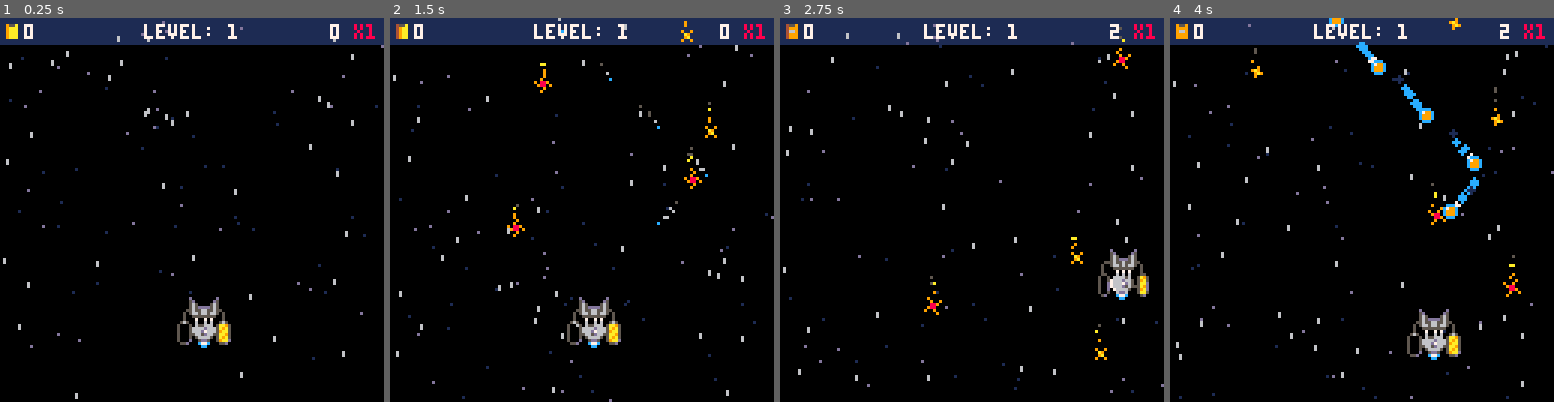
Above: before the commit, frames 1-4 (left to right).
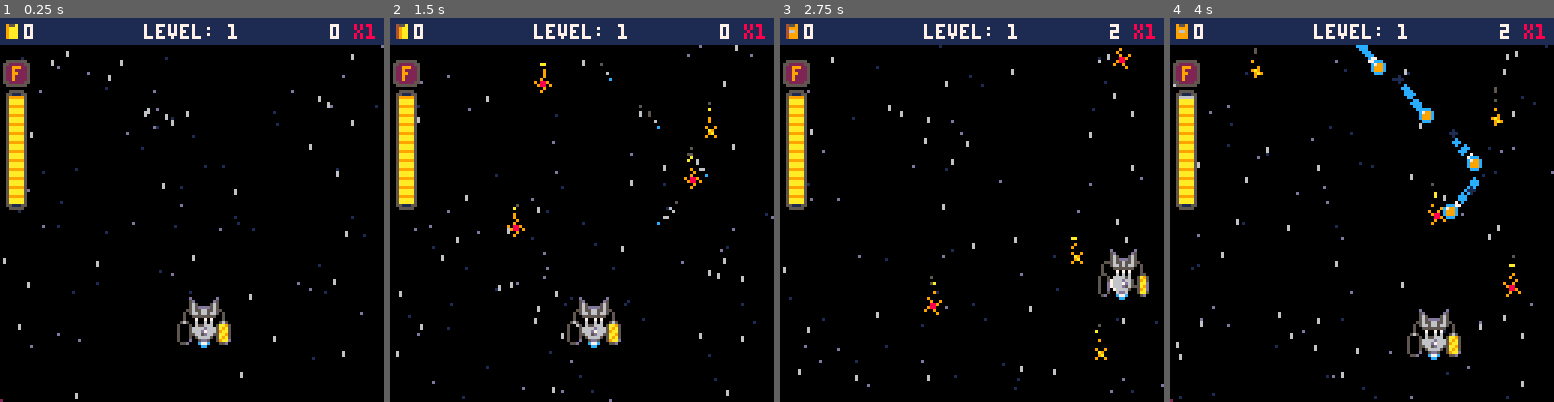
Above: after the commit, the same moments.

Repository: jacobneal65/drop-p8
Game: PICO-8 cartridge drop.p8
The game is run twice, just before and just after one commit, with the same random seed, the same clock (stepped at 60 frames per second) and the same inputs.
Inputs:
- Up to frame 1 (0.25 s): no input
- Up to frame 2 (1.5 s): no input
- Up to frame 3 (2.75 s): hold Right 1.6-2.1 s; hold Up 2.15-2.42 s; hold Right from 2.47 s (still down)
- Up to frame 4 (4 s): release Right at 3.03 s; hold Left 3.08-3.58 s; hold Down 3.63-3.97 s

The runs differ from the first frame. In frame 1, 2.2% of the frame differs, in the area x 0-88%, y 0-100%; in frame 2, 2.2%; in frame 3, 2.2%; in frame 4, 2.3%, in the area x 0-76%, y 0-100%.

Commit message:
updated low fuel warning

Diff:
--- a/drop.p8
+++ b/drop.p8
@@ -24,7 +24,8 @@
 	p_spd=2
 	--player offset l,r,b,t
 	p_o={-1,8,1,-7}
-
+	low_fuel=false
+	fuel_mask_r=90
 	fruits={}
 	fruitlet={}
 	t_spr=64 --fruit sprite
@@ -107,7 +108,6 @@
 
 function _draw()
 	cls()
-	rectfill(0,0,128,8,1)
 	starfield()
 	draw_fx()
 	_drw()
@@ -158,10 +158,22 @@
 end
 
 function drw_level()
+	drw_circ_mask()
 	drw_dots()
 	drw_player()
+	draw_fuel()
 	drw_fruit()
 	drw_points()
+
+end
+
+function drw_circ_mask()
+	if low_fuel then
+		fuel_mask_r=max(fuel_mask_r-1,79)
+	else
+		fuel_mask_r=min(fuel_mask_r+1,90)
+	end
+	circfill(64,64,fuel_mask_r+sin(time()),2 | 0x1800)
 end
 
 function drw_dots()
@@ -170,6 +182,27 @@
 		pset(d.x+4,d.y+4,12)
 		fire(d.x+5,d.y+5,0,-0.5,1,2,f2c)
 	end
+end
+
+function draw_fuel()
+		roundrect(1,14,9,9,5,2)
+		print("f",4,16,9)
+ 	roundrect(2,24,7,40,5,6)
+ 	line(6,25,4,25,1)
+ 	line(6,62,4,62,1)
+	 bigtank=flr(min(fuel,100)/100*36)
+	 for i=1,bigtank do
+	 	local _clr = min(2,1+i%3)+8
+	 	if bigtank < 10 then
+	 		_clr=8
+	 		local txt="low fuel"
+	 		low_fuel=true
+	 		print(txt,hcenter(txt),64+sin(time()),8)
+	 		else
+	 			low_fuel=false
+			end
+			line(3,62-i,7,62-i,_clr)
+  end
 end
 
 function drw_player()
@@ -226,6 +259,7 @@
 end
 
 function drw_points()
+	rectfill(0,0,128,8,1)
 	local _lvl="level: "..level
 	print(_lvl,hcenter(_lvl),2,7)
 	--points
@@ -396,10 +430,9 @@
 				fr_spr=32
 
 				mult_sfx=1
-				if fruit_chain >7 then
+				if fruit_chain >9 then
 					mult_sfx=7
-				elseif fruit_chain>3 then
-					mult_sfx=6
+
 				end
 				shwave(fruit.x+3,fruit.y+3,1,4,bshv_c)
 				puff(fruit.x+3,fruit.y,f2c)
@@ -574,7 +607,7 @@
 			--fruit captured
 		if bucket_collides(fl) then
 			temp_points+=fl.sz
-			fuel = min(fuel+fl.sz*4,120)
+			fuel = min(fuel+fl.sz*4,110)
 			shwave(fl.x+3,fl.y+3,1,3,shwv_clrs)
 			fl_ani,fl_tmr=true,0
 			fl_spr=48
@@ -1111,6 +1144,13 @@
 		circ(64,64,fade_r,5)
 	end
 --	fade_dir
+end
+
+function roundrect(_x,_y,_w,_h,_oc,_ic)--draws box with round corner
+	rectfill(_x,_y+1,_x+max(_w-1,0),_y+max(_h-1,0)-1,_oc)
+	rectfill(_x+1,_y,_x+max(_w-1,0)-1,_y+max(_h-1,0),_oc)
+	rectfill(_x+1,_y+2,_x+max(_w-1,0)-1,_y+max(_h-1,0)-2,_ic)
+	rectfill(_x+2,_y+1,_x+max(_w-1,0)-2,_y+max(_h-1,0)-1,_ic)
 end
 __gfx__
 00000000000000000000000007007070070707000007700000c77c000007700000c77c0000000000000000000000000000000000000000000000000000000000
